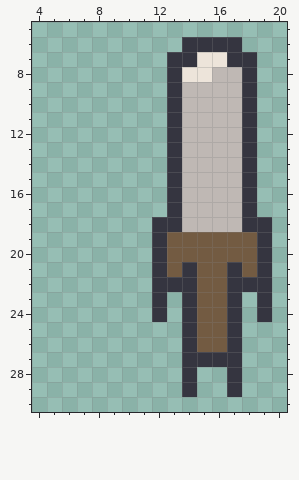
One commit to this pixel-art sprite: lib/player/sprite/sword_iron_attack_1.png. Above is the file before it was changed.
The file is 128x128 pixels, drawn in blocks of 4x4; one block is one cell here. Shown: x 4..20, y 5..30.
Now the later version:
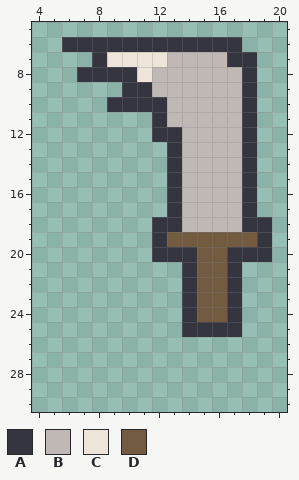
Palette (. is transparent): A #353540  B #bfb8b4  C #ede4da  D #735b42
Difference:
y 6: x 6..13 ........ -> AAAAAAAA
y 7: x 8..16 .....AACC -> ACCCCBBBB
y 8: x 7..15 ......ACC -> AAAACBBBB
y 9: x 10..13 ...A -> AABB
y 10: x 9..13 ....A -> AAAAB
y 11: x 12..13 .A -> AB
y 12: x 12 . -> A
y 20: x 13..14 DD -> AA; x 17..18 DD -> AA
y 21: x 12..13 AD -> ..; x 18..19 DA -> ..
y 22: x 12..13 AA -> ..; x 18..19 AA -> ..
y 23..24: x 12 A -> .; x 19 A -> .
y 25: x 15..16 DD -> AA
y 26: x 14..17 ADDA -> ....
y 27: x 14..17 AAAA -> ....
y 28..29: x 14 A -> .; x 17 A -> .
Changed places in both pictures, as pixel boxes (x1, y1, x2, y2):
changed: (62, 37, 227, 142)
changed: (152, 247, 272, 397)
